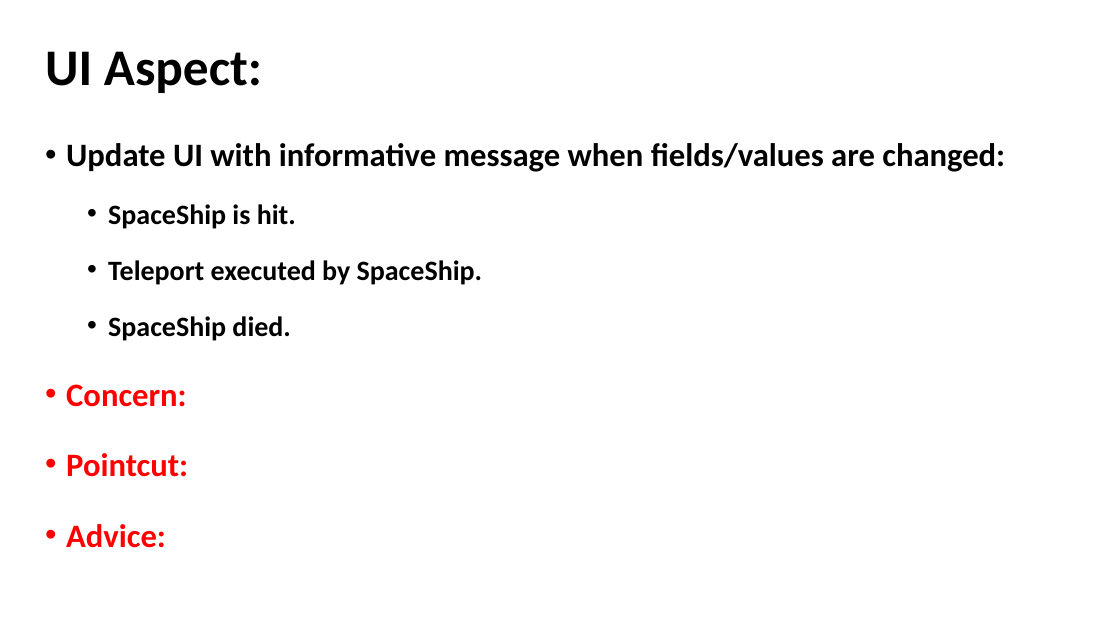
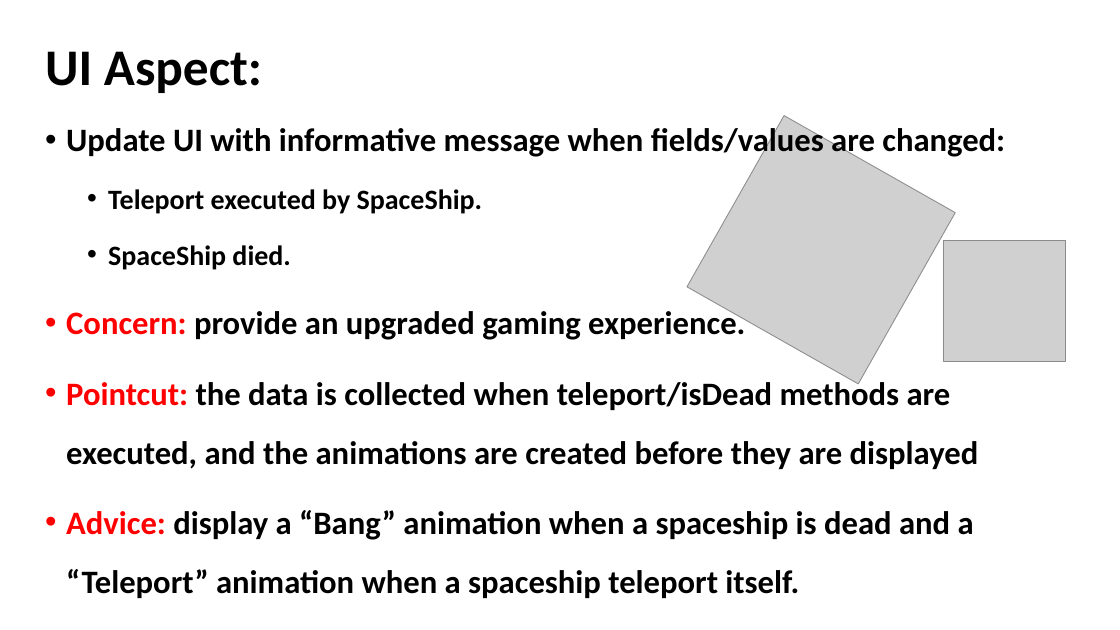
Before and after one commit to akotek/AOP, a slide deck: slide 24 of src/Final Project Presentation.pptx (slide 22 before the commit). Drawn at 1120x630 pixels with LibreOffice and Linux fonts; fonts in the diff are those of the drawing; grey boxes stand for pictures. Boxes give left, top, right and bottom in pixels: in the first picture for what was removed or moved away, otherwise in the second. Text is boxed around its words. In the diff, an @@ line names an element or a change of style, - is before the commit and + after.

```diff
--- a/src/Final Project Presentation.pptx
+++ b/src/Final Project Presentation.pptx
@@ text "Update UI with informative message ...": place and size @@
-text "Update UI with informative message ..." at bbox=[66, 143, 1005, 548]
+text "Update UI with informative message ..." at bbox=[66, 125, 1005, 598]
@@ picture added at bbox=[687, 116, 955, 384] @@
@@ text at bbox=[66, 125, 1005, 270]: less space between paragraphs @@
@@ text at bbox=[108, 204, 296, 229]: paragraph removed @@
-  • SpaceShip is hit.
@@ picture added at bbox=[944, 240, 1066, 362] @@
@@ text at bbox=[66, 308, 979, 598]: text changed; text colour #FF0000 to #000000 @@
-• Concern:
-• Pointcut:
-• Advice:
+• Concern: provide an upgraded gaming experience.
+• Pointcut: the data is collected when teleport/isDead methods are executed, and the animations are created before they are displayed
+• Advice: display a “Bang” animation when a spaceship is dead and a “Teleport” animation when a spaceship teleport itself.
```
Also in this commit, not shown: 24 other slides changed, 2 slides added.
